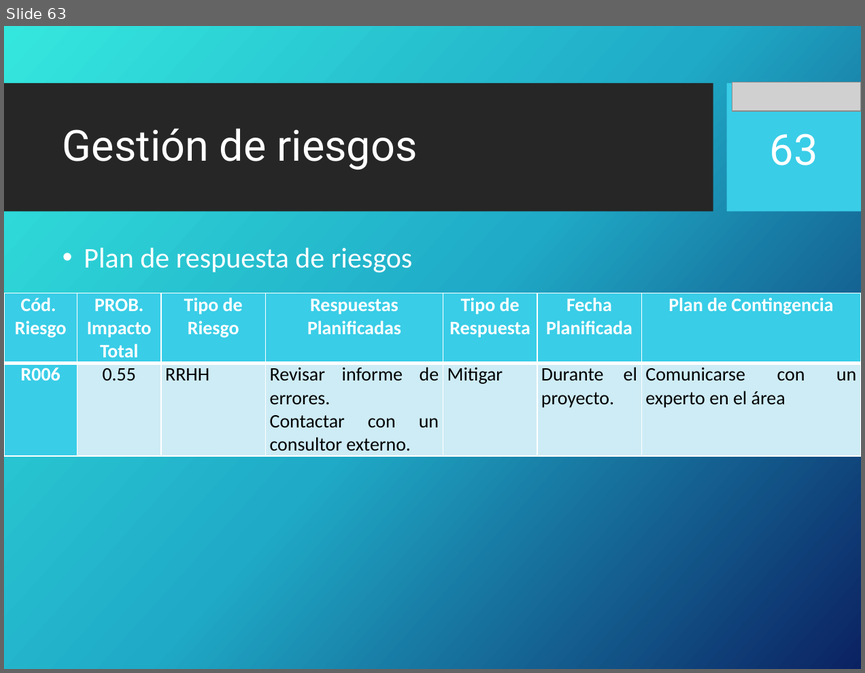
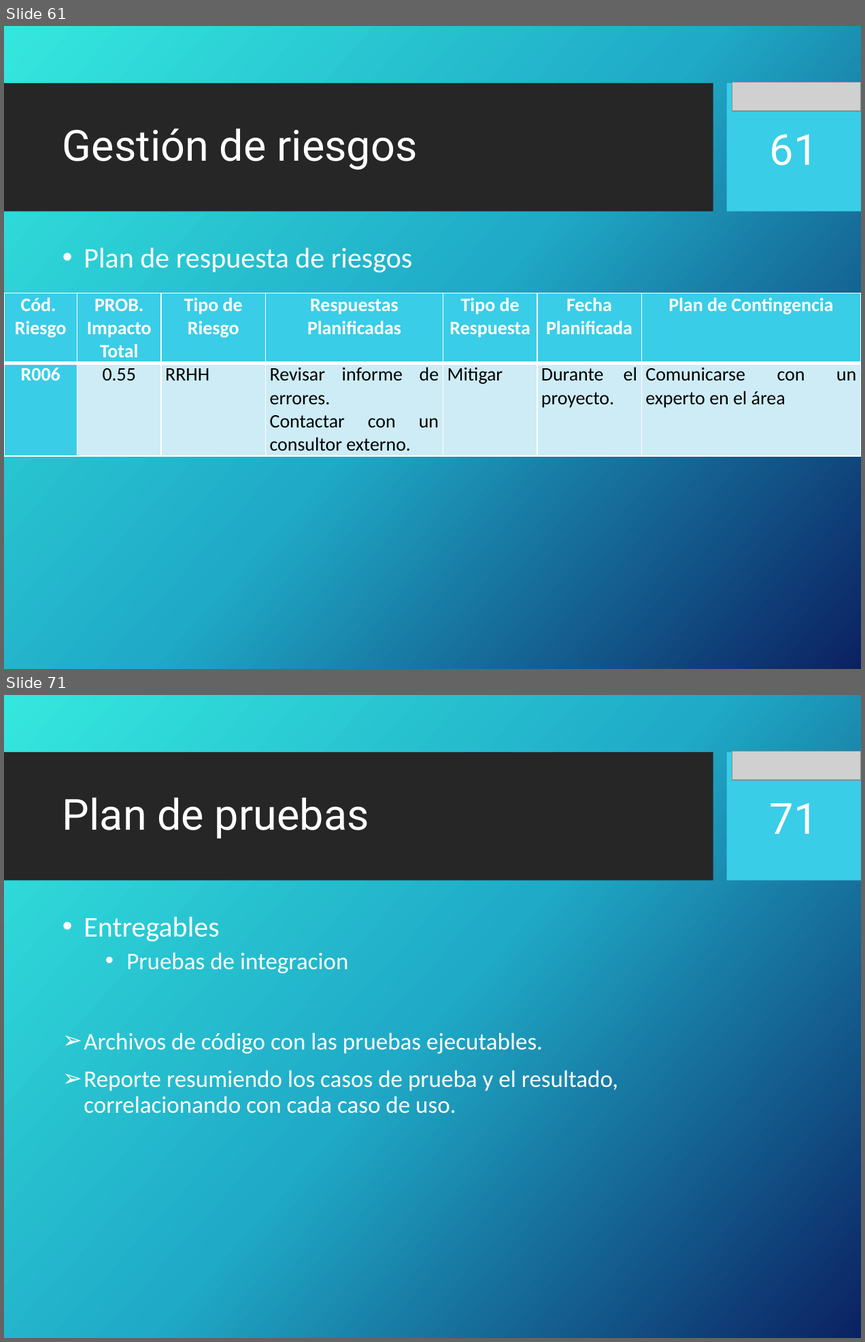
Before and after one commit to portafolio2016/hipocrates, a slide deck: docs/plan-de-proyecto/ppt-iteracion1.pptx. Shown one above the other, each under a label of ours: slide 63 before the commit, slides 61 and 71 after it; the slides between them are not shown. The pictures are 865x673 and 865x1342 pixels, drawn with LibreOffice and Linux fonts; fonts in the diff are those of the drawing; grey boxes stand for pictures; background and template pictures are left out. Boxes give left, top, right and bottom in pixels: in the first picture for what was removed or moved away, otherwise in the second. Text is boxed around its words. In the diff, an @@ line names an element or a change of style, - is before the commit and + after.

```diff
--- a/docs/plan-de-proyecto/ppt-iteracion1.pptx
+++ b/docs/plan-de-proyecto/ppt-iteracion1.pptx
@@ slide 71 added at bbox=[4, 695, 861, 1338], background picture (left out); not listed: 2 template elements that a slide beside it also shows @@
@@ picture added at bbox=[732, 751, 861, 781] @@
@@ title added at bbox=[62, 797, 369, 838], 36 pt, text #FFFFFF @@
+Plan de pruebas
@@ page number added at bbox=[770, 803, 818, 834], 36 pt, text #FFFFFF @@
+71
@@ text added at bbox=[84, 917, 618, 1113], 20 pt, text #FFFFFF @@
+• Entregables
+  • Pruebas de integracion
+➢ Archivos de código con las pruebas ejecutables.
+➢ Reporte resumiendo los casos de prueba y el resultado, correlacionando con cada caso de uso.
@@ what was slide 63 is now slide 61 @@
@@ page number at bbox=[770, 134, 818, 165]: text changed @@
-63
+61
```
Also in this commit, not shown: 1 slide changed, 23 other slides added, 3 slides removed.
